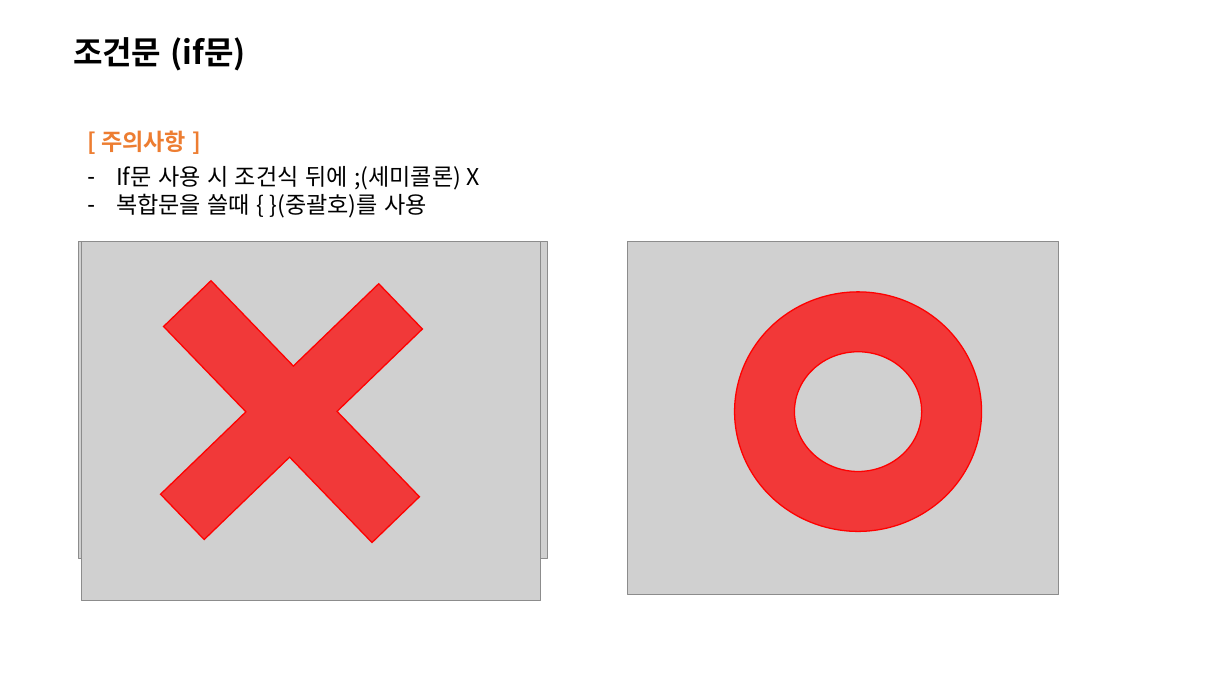
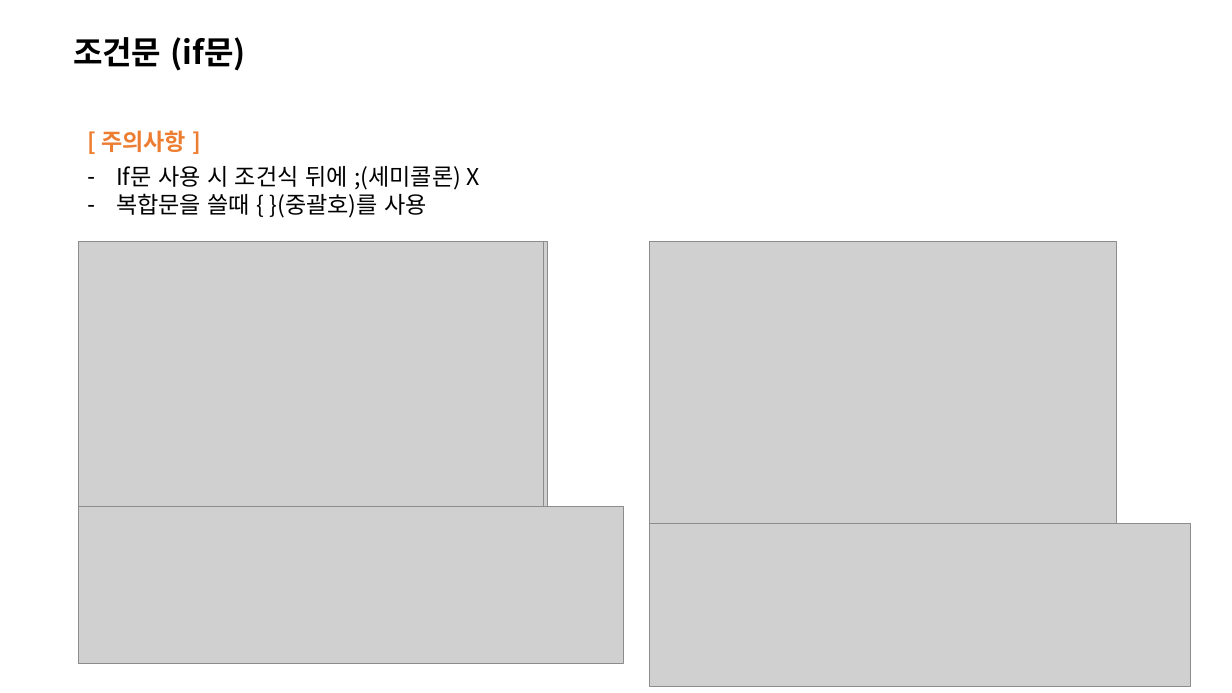
Before and after one commit to HyunKyu-Song/etc, a slide deck: slide 4 of C언어 기본 문법.pptx. Drawn at 1232x693 pixels with LibreOffice and Linux fonts; fonts in the diff are those of the drawing; grey boxes stand for pictures. Boxes give left, top, right and bottom in pixels: in the first picture for what was removed or moved away, otherwise in the second. Text is boxed around its words. In the diff, an @@ line names an element or a change of style, - is before the commit and + after.

```diff
--- a/C언어 기본 문법.pptx
+++ b/C언어 기본 문법.pptx
@@ plus removed at [78, 198, 505, 625] @@
@@ picture: place and size @@
-picture at [81, 241, 541, 601]
+picture at [79, 241, 544, 612]
@@ picture: place and size @@
-picture at [628, 241, 1059, 595]
+picture at [650, 241, 1116, 605]
@@ donut removed at [735, 292, 982, 531] @@
@@ picture added at [79, 506, 624, 665] @@
@@ picture added at [650, 523, 1190, 687] @@
```
Also in this commit, not shown: 2 other slides changed, 22 slides added, 3 other files.
